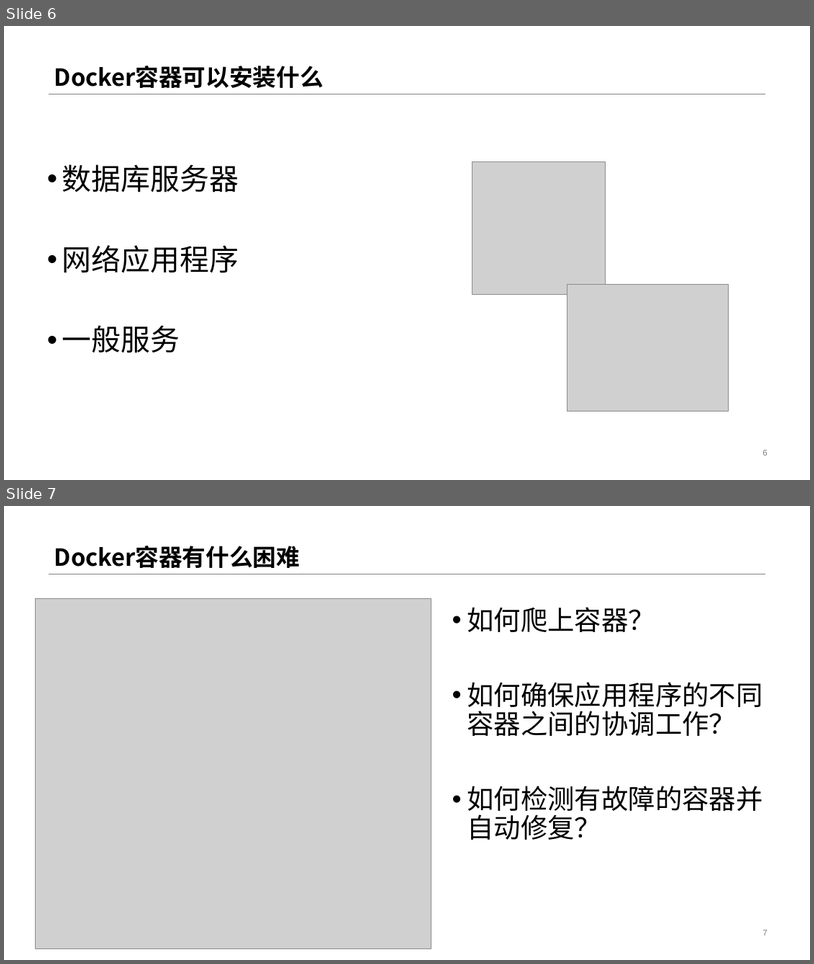
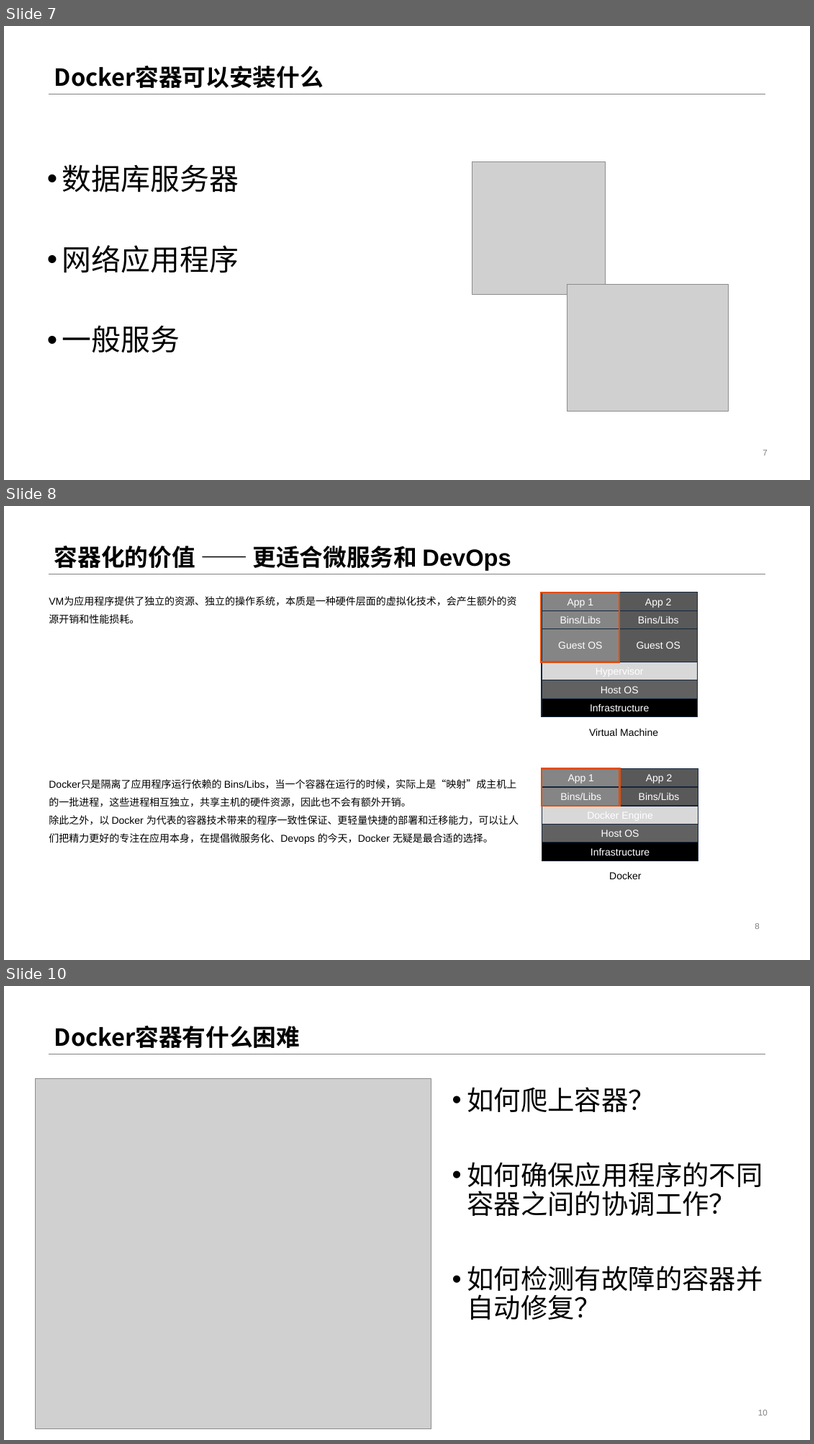
Before and after one commit to geffzhang/DockerStarted, a slide deck: 基于K8s开发.NET Core 云原生应用.pptx. Shown one above the other, each under a label of ours: slides 6 and 7 before the commit, slides 7, 8 and 10 after it; the slides between them are not shown. The pictures are 814x964 and 814x1444 pixels, drawn with LibreOffice and Linux fonts; fonts in the diff are those of the drawing; grey boxes stand for pictures. Boxes give left, top, right and bottom in pixels: in the first picture for what was removed or moved away, otherwise in the second. Text is boxed around its words. In the diff, an @@ line names an element or a change of style, - is before the commit and + after.

```diff
--- a/基于K8s开发.NET Core 云原生应用.pptx
+++ b/基于K8s开发.NET Core 云原生应用.pptx
@@ slide 8 added at (4,506,810,960), background #FFFFFF; not listed: 1 template element that a slide beside it also shows @@
@@ title added at (54,546,511,570), 28 pt, text #000000, bold @@
+容器化的价值 —— 更适合微服务和 DevOps
@@ rectangle added at (542,592,619,610), fill #858585, outline #15263D 1 pt, 12 pt, text #FFFFFF @@
+App 1
@@ rectangle added at (620,592,699,610), fill #585858, outline #15263D 1 pt, 12 pt, text #FFFFFF @@
+App 2
@@ text added at (49,597,517,623), 12 pt, text #000000 @@
+VM为应用程序提供了独立的资源、独立的操作系统，本质是一种硬件层面的虚拟化技术，会产生额外的资源开销和性能损耗。
@@ rectangle added at (541,592,620,662), outline #E24E0C 2.25 pt @@
@@ rectangle added at (542,610,619,629), fill #858585, outline #15263D 1 pt, 12 pt, text #FFFFFF @@
+Bins/Libs
@@ rectangle added at (620,610,699,629), fill #585858, outline #15263D 1 pt, 12 pt, text #FFFFFF @@
+Bins/Libs
@@ rectangle added at (542,629,619,662), fill #858585, outline #15263D 1 pt, 12 pt, text #FFFFFF @@
+Guest OS
@@ rectangle added at (620,629,699,662), fill #585858, outline #15263D 1 pt, 12 pt, text #FFFFFF @@
+Guest OS
@@ rectangle added at (542,662,698,680), fill #D8D8D8, outline #15263D 1 pt, 12 pt, text #FFFFFF @@
+Hypervisor
@@ rectangle added at (542,698,698,716), fill #000000, outline #15263D 1 pt, 12 pt, text #FFFFFF @@
+Infrastructure
@@ rectangle added at (542,680,698,698), fill #616161, outline #15263D 1 pt, 12 pt, text #FFFFFF @@
+Host OS
@@ text added at (589,728,658,736), 12 pt, text #000000 @@
+Virtual Machine
@@ text added at (49,779,519,844), 12 pt, text #000000 @@
+Docker只是隔离了应用程序运行依赖的 Bins/Libs，当一个容器在运行的时候，实际上是“映射”成主机上的一批进程，这些进程相互独立，共享主机的硬件资源，因此也不会有额外开销。
+除此之外，以 Docker 为代表的容器技术带来的程序一致性保证、更轻量快捷的部署和迁移能力，可以让人们把精力更好的专注在应用本身，在提倡微服务化、Devops 的今天，Docker 无疑是最合适的选择。
@@ rectangle added at (542,769,620,806), outline #E24E0C 2.25 pt @@
@@ rectangle added at (543,769,620,787), fill #858585, outline #15263D 1 pt, 12 pt, text #FFFFFF @@
+App 1
@@ rectangle added at (620,769,699,787), fill #585858, outline #15263D 1 pt, 12 pt, text #FFFFFF @@
+App 2
@@ rectangle added at (543,806,699,824), fill #D8D8D8, outline #15263D 1 pt, 12 pt, text #FFFFFF @@
+Docker Engine
@@ rectangle added at (543,787,620,805), fill #858585, outline #15263D 1 pt, 12 pt, text #FFFFFF @@
+Bins/Libs
@@ rectangle added at (620,787,699,805), fill #585858, outline #15263D 1 pt, 12 pt, text #FFFFFF @@
+Bins/Libs
@@ rectangle added at (543,824,699,842), fill #616161, outline #15263D 1 pt, 12 pt, text #FFFFFF @@
+Host OS
@@ rectangle added at (543,842,699,860), fill #000000, outline #15263D 1 pt, 12 pt, text #FFFFFF @@
+Infrastructure
@@ text added at (610,872,641,879), 12 pt, text #000000 @@
+Docker
@@ page number added at (755,923,759,929), 10 pt, text #808080 @@
+8
@@ what was slide 6 is now slide 7 @@
@@ page number at (763,449,767,455): text changed @@
-6
+7
@@ what was slide 7 is now slide 10 @@
@@ page number at (759,1409,768,1415): text changed @@
-7
+10
```
Also in this commit, not shown: 1 slide changed, 7 other slides added, 4 slides removed.
